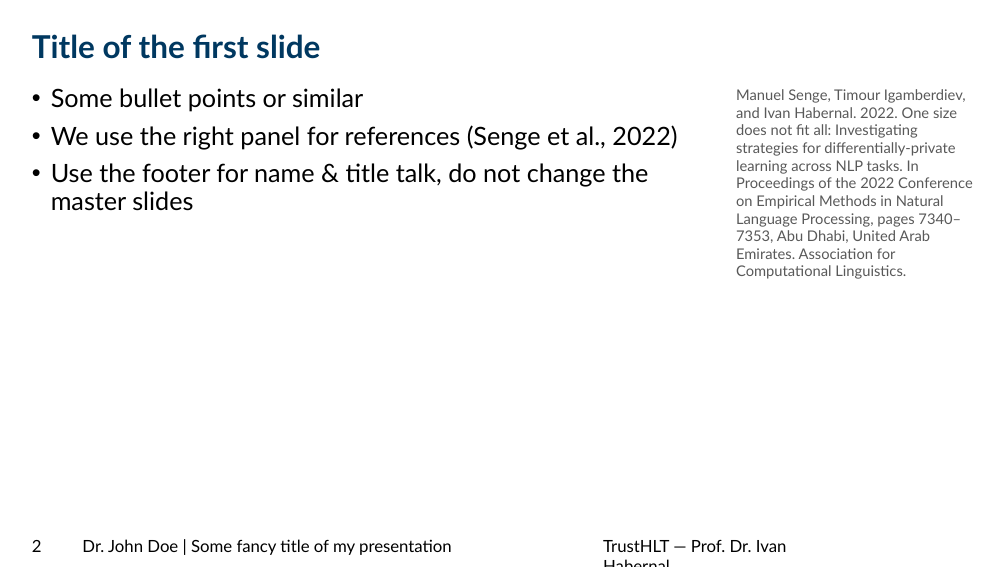
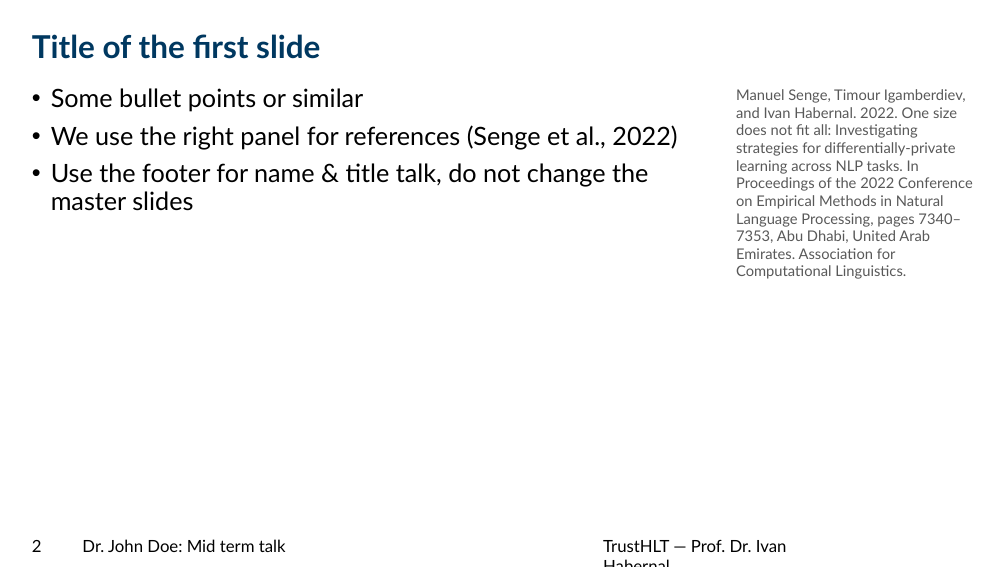
Before and after one commit to trusthlt/slides-templates, a slide deck: slide 2 of powerpoint-template/trusthlt-slides-example1.pptx. Drawn at 1008x567 pixels with LibreOffice and Linux fonts; fonts in the diff are those of the drawing; background and template pictures are left out. Boxes give left, top, right and bottom in pixels: in the first picture for what was removed or moved away, otherwise in the second. Text is boxed around its words. In the diff, an @@ line names an element or a change of style, - is before the commit and + after.

```diff
--- a/powerpoint-template/trusthlt-slides-example1.pptx
+++ b/powerpoint-template/trusthlt-slides-example1.pptx
@@ text at (x1=82, y1=539, x2=286, y2=552): text changed @@
-Dr. John Doe | Some fancy title of my presentation
+Dr. John Doe: Mid term talk
```
Also in this commit, not shown: 1 other file.
